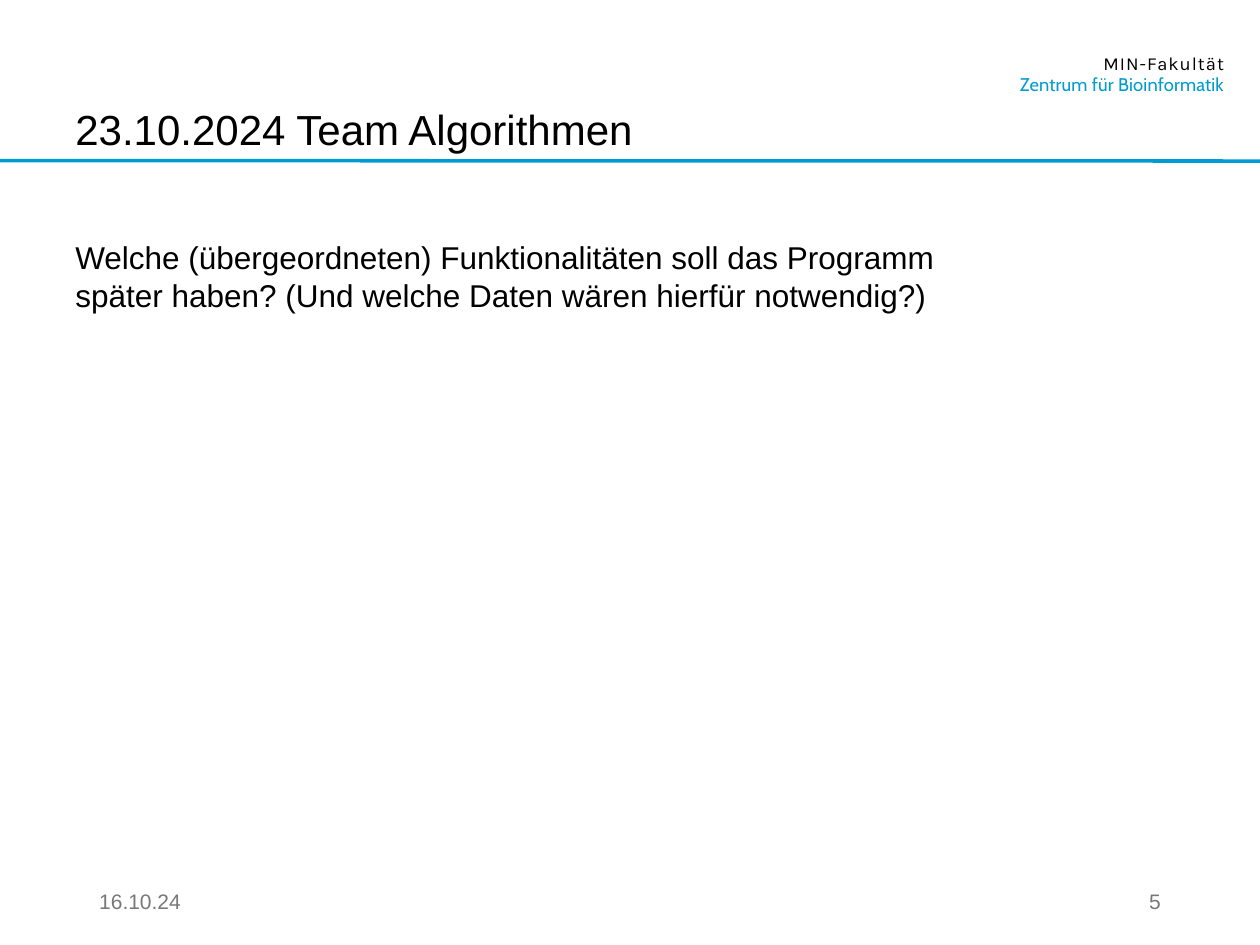
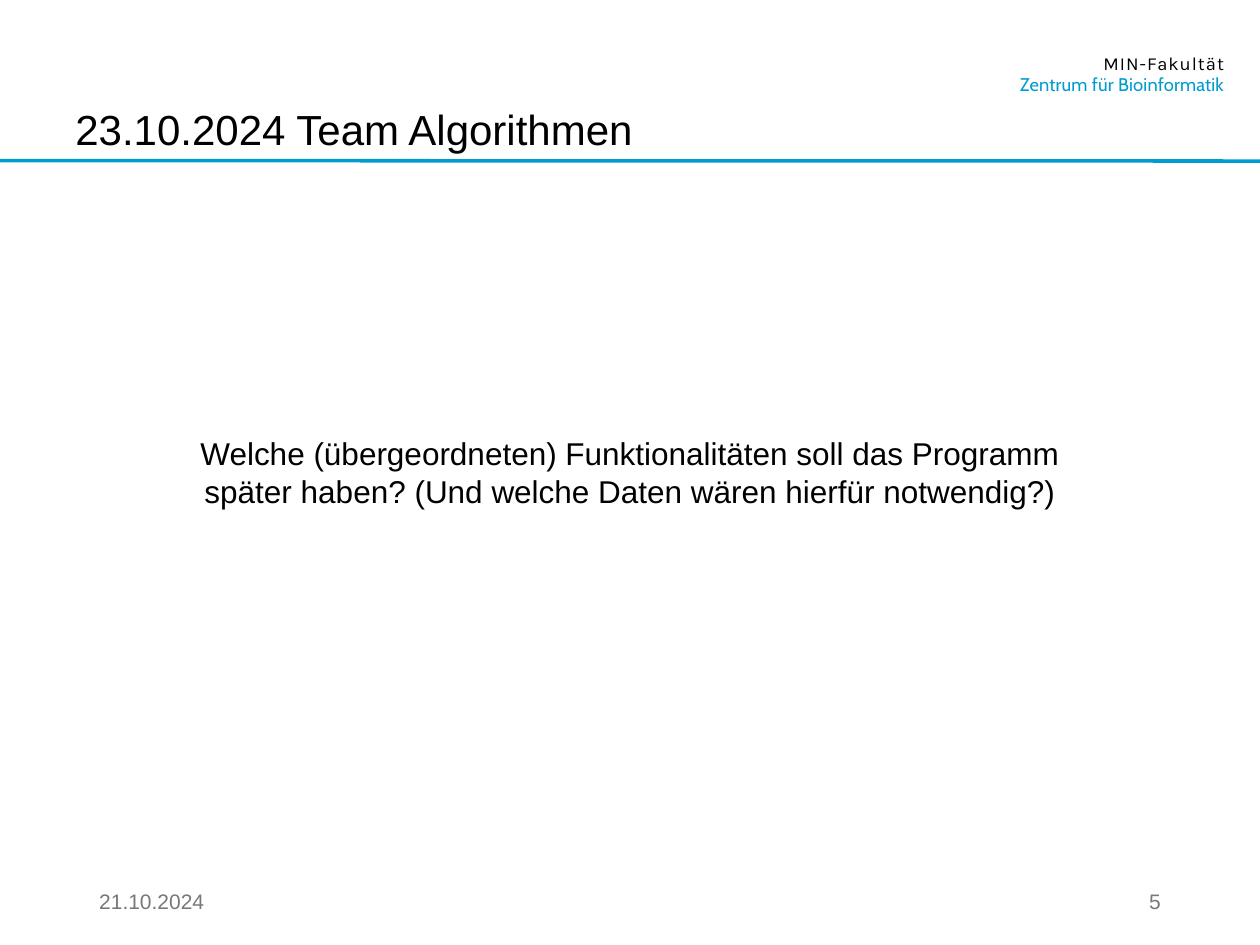
Before and after one commit to Mikkoko112/TLDHamburg, a slide deck: slide 6 of CiS-Projekt.pptx. Drawn at 1260x945 pixels with LibreOffice and Linux fonts; fonts in the diff are those of the drawing; background and template pictures are left out. Boxes give left, top, right and bottom in pixels: in the first picture for what was removed or moved away, otherwise in the second. Text is boxed around its words. In the diff, an @@ line names an element or a change of style, - is before the commit and + after.

```diff
--- a/CiS-Projekt.pptx
+++ b/CiS-Projekt.pptx
@@ text "Welche (übergeordneten) Funktionalitäten soll das ...": place and size @@
-text "Welche (übergeordneten) Funktionalitäten soll das ..." at (75, 246, 934, 313)
+text "Welche (übergeordneten) Funktionalitäten soll das ..." at (200, 442, 1059, 509)
@@ text "Welche (übergeordneten) Funktionalitäten soll das ..." at (200, 442, 1059, 509): alignment left to centre @@
@@ text at (99, 894, 204, 909): text changed @@
-16.10.24
+21.10.2024
```
Also in this commit, not shown: 5 other slides changed, 6 slides added.
